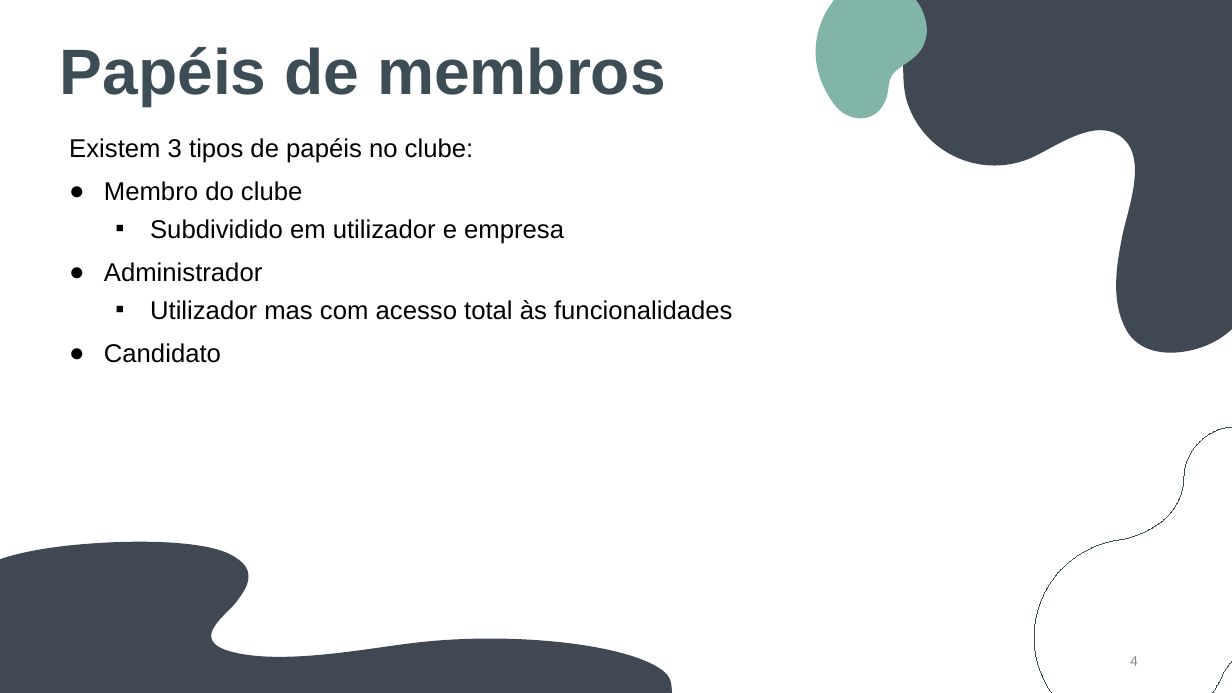
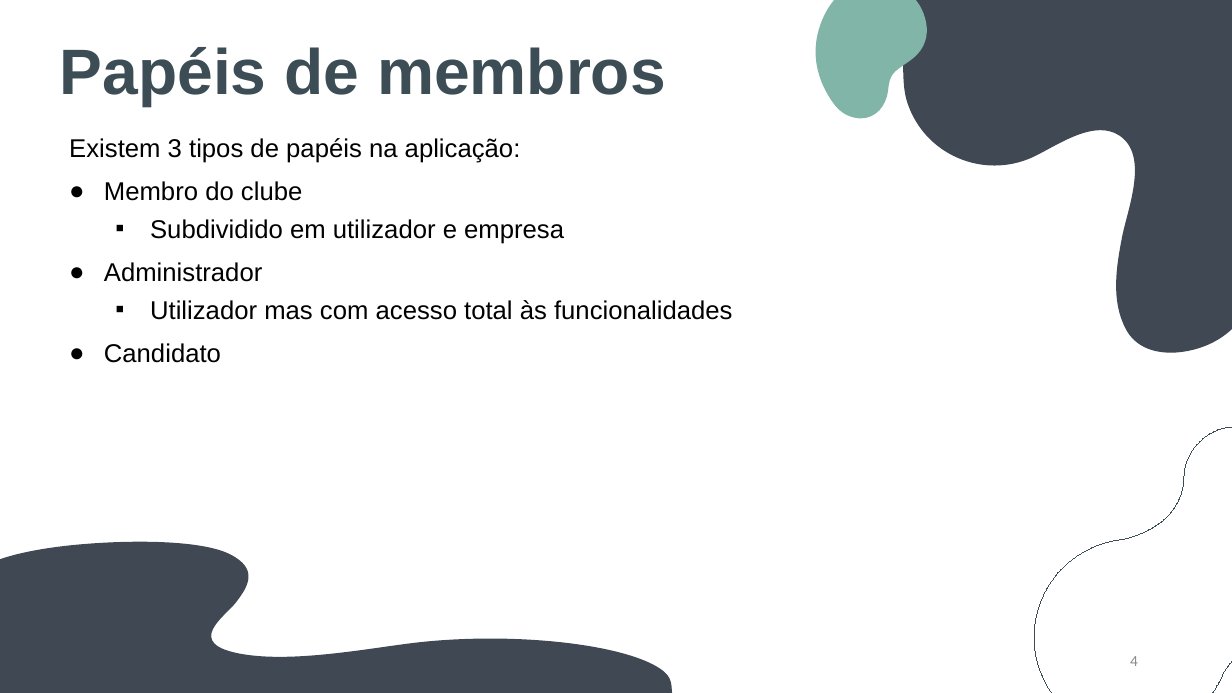
Before and after one commit to BernardoFMF/surf-management-app, a slide deck: slide 4 of docs/final-delivery/final_demonstration.pptx. Drawn at 1232x693 pixels with LibreOffice and Linux fonts; fonts in the diff are those of the drawing. Boxes give left, top, right and bottom in pixels: in the first picture for what was removed or moved away, otherwise in the second. Text is boxed around its words. In the diff, an @@ line names an element or a change of style, - is before the commit and + after.

Commit message:
changes on the Presentation

```diff
--- a/docs/final-delivery/final_demonstration.pptx
+++ b/docs/final-delivery/final_demonstration.pptx
@@ subtitle at (x1=69, y1=138, x2=521, y2=163): text changed @@
-Existem 3 tipos de papéis no clube:
+Existem 3 tipos de papéis na aplicação:
```
Also in this commit, not shown: 2 other slides changed, 1 other file.
